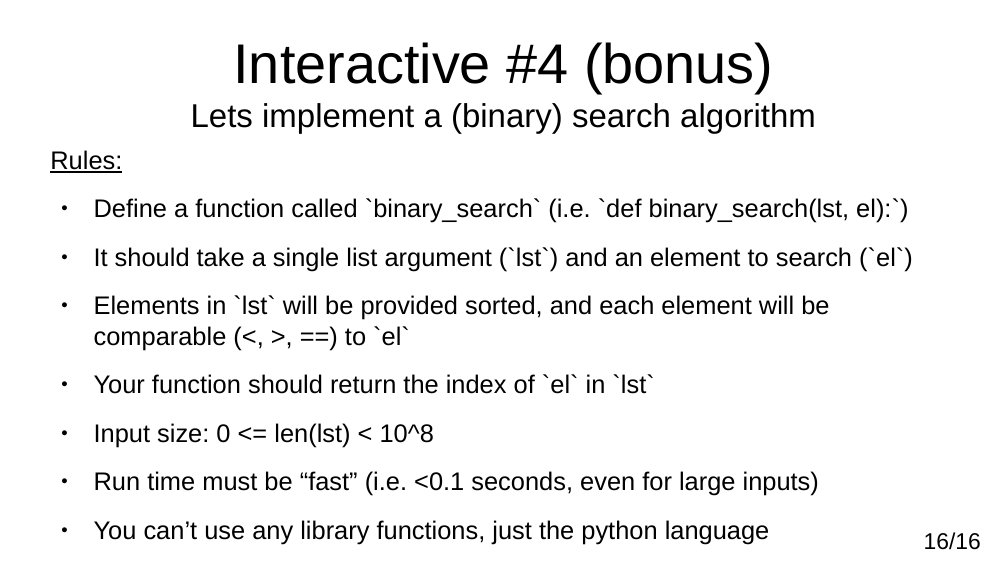
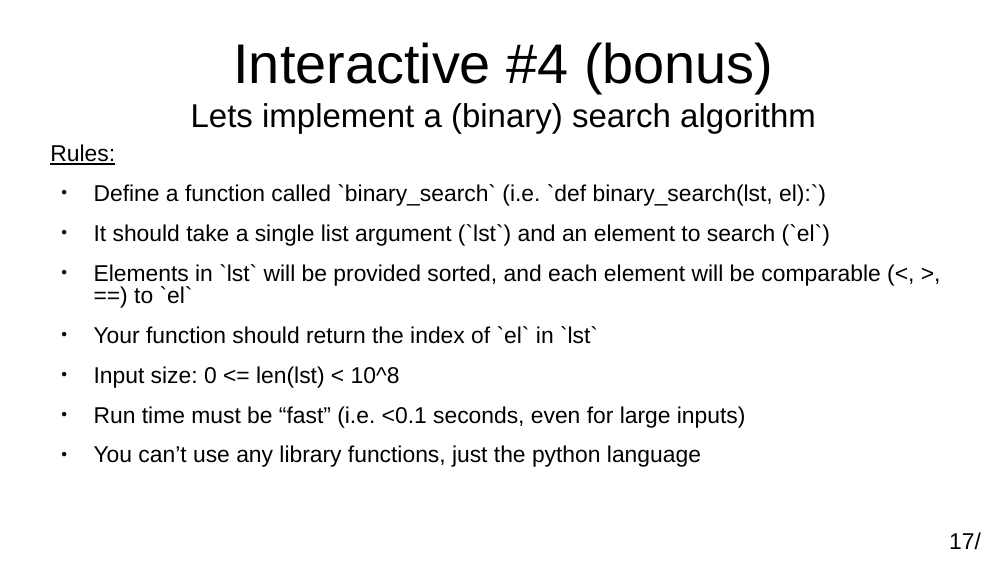
Before and after one commit to adamkewley/rse-meetups, a slide deck: slide 17 of 4_SoftwareImplementation/PresentationSlides.odp (slide 16 before the commit). Drawn at 1008x567 pixels with LibreOffice and Linux fonts; fonts in the diff are those of the drawing. Boxes give left, top, right and bottom in pixels: in the first picture for what was removed or moved away, otherwise in the second. Text is boxed around its words. In the diff, an @@ line names an element or a change of style, - is before the commit and + after.

```diff
--- a/4_SoftwareImplementation/PresentationSlides.odp
+++ b/4_SoftwareImplementation/PresentationSlides.odp
@@ text "Rules:" at (50, 144, 880, 467): size 20 to 18 pt; line spacing 1 to 0.8; indent changed @@
@@ page number at (949, 532, 981, 550): text changed @@
-16/16
+17/
```
Also in this commit, not shown: 13 other slides changed, 3 slides added, 2 slides removed, 2 other files.
